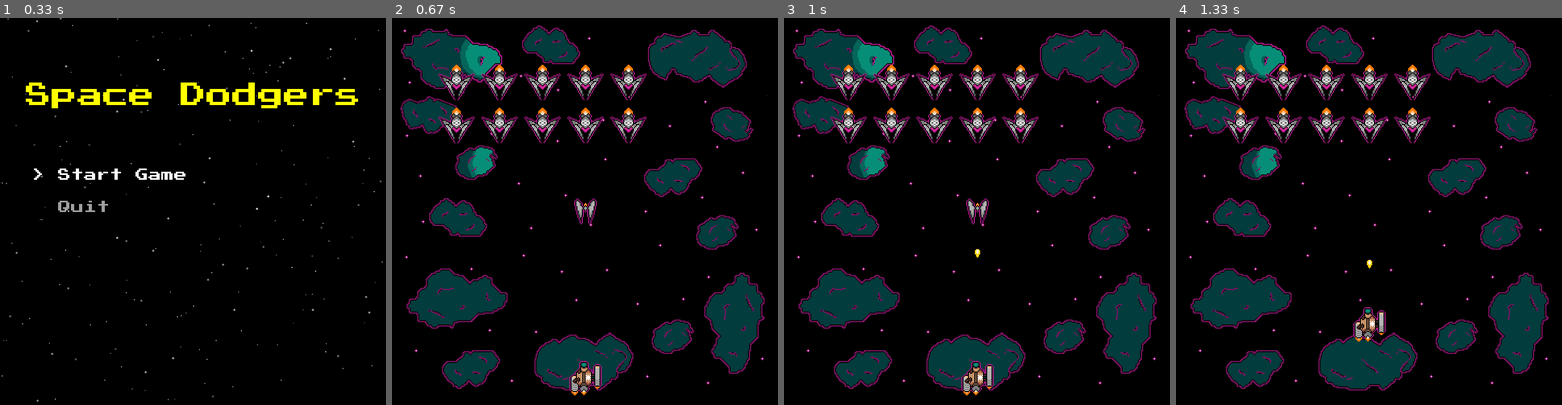
Above: before the commit, frames 1-4 (left to right).
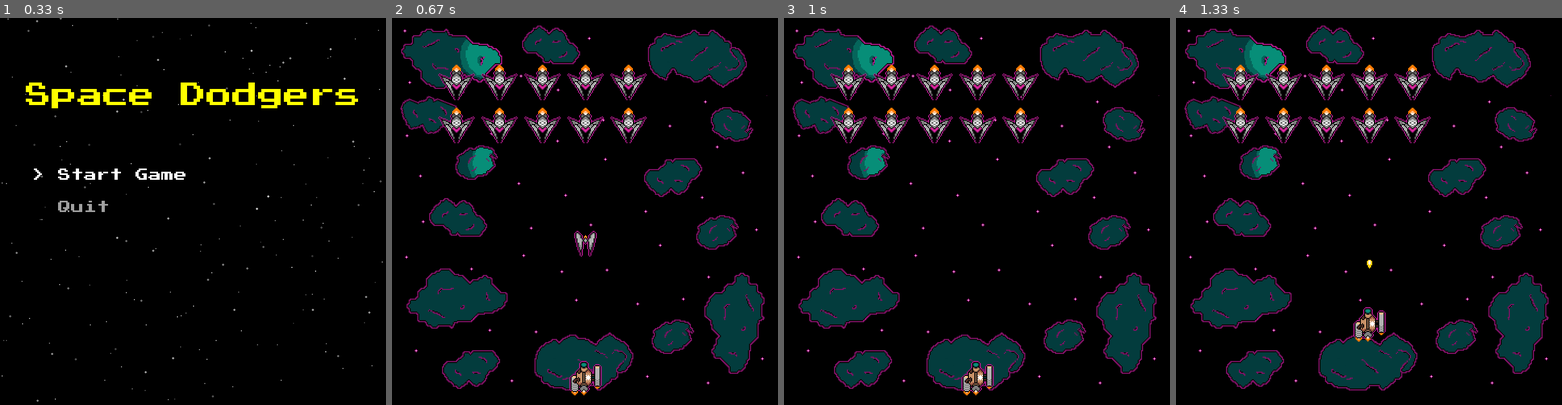
Above: after the commit, the same moments.

Repository: software-engineering-game/pygame-game
Game: pygame game, started from main.py
The game is run twice, just before and just after one commit, with the same random seed, the same clock (stepped at 60 frames per second) and the same inputs.
Inputs:
- Up to frame 1 (0.33 s): no input
- Up to frame 2 (0.67 s): tap Enter at 0.33 s
- Up to frame 3 (1 s): tap Space at 0.67 s
- Up to frame 4 (1.33 s): hold Up from 1 s (still down); tap Space at 1.07 s

Frame 1 is identical in both runs. In frame 2, 0.3% of the frame differs, in the area x 47-54%, y 46-62%; in frame 3, 0.2%; in frame 4, nothing differs.

Commit message:
Minor Formatting changes

Diff:
--- a/states/game_state.py
+++ b/states/game_state.py
@@ -4,7 +4,7 @@
 from states import settings
 
 # This exists to key out spritesheet backgrounds
-SHEET_COLOR = (160, 200, 152)
+SHEET_BG = (160, 200, 152)
 
 # assets folder is at repo root
 repo_root = os.path.dirname(os.path.dirname(__file__))
@@ -17,7 +17,7 @@
         # Creates a simple laser bullet
         # self.image = pygame.Surface((4, 12))
         self.image = pygame.image.load(os.path.join(asset_folder, sprite_name)).convert()  #color for laser
-        self.image.set_colorkey(SHEET_COLOR)
+        self.image.set_colorkey(SHEET_BG)
         self.rect = self.image.get_rect(center=(x, y))
         self.speed = speed
 
@@ -34,7 +34,7 @@
     def __init__(self, asset_folder, sprite_name, speed, start_pos):
         super().__init__()
         self.image = pygame.image.load(os.path.join(asset_folder, sprite_name)).convert()
-        self.image.set_colorkey(SHEET_COLOR)
+        self.image.set_colorkey(SHEET_BG)
         self.rect = self.image.get_rect(center=start_pos)
         self.rect.scale_by(0.2)
         self.speed = speed
@@ -75,7 +75,7 @@
     def __init__(self, asset_folder, sprite_name, speed, start_pos):
         super().__init__()
         self.image = pygame.image.load(os.path.join(asset_folder, sprite_name)).convert()
-        self.image.set_colorkey(SHEET_COLOR)
+        self.image.set_colorkey(SHEET_BG)
         self.rect = self.image.get_rect(center=start_pos)
         self.rect.scale_by(1)
         self.speed = speed
@@ -97,7 +97,7 @@
     def __init__(self, asset_folder, sprite_name, speed, start_pos):
         super().__init__()
         self.image = pygame.image.load(os.path.join(asset_folder, sprite_name)).convert()
-        self.image.set_colorkey(SHEET_COLOR)
+        self.image.set_colorkey(SHEET_BG)
         self.rect = self.image.get_rect(center=start_pos)
         self.rect.scale_by(1)
         self.speed = speed
@@ -114,22 +114,21 @@
     def __init__(self, asset_folder, sprite_name, speed, start_pos):
         super().__init__()
         self.image = pygame.image.load(os.path.join(asset_folder, sprite_name)).convert()
-        self.image.set_colorkey(SHEET_COLOR)
-        self.rect = self.image.get_rect(center=start_pos)
-        self.rect.scale_by(1)
-        self.speed = speed
-
-        # Used for calculating direction to player
-        self.velocity = (0,0)
+        self.image.set_colorkey(SHEET_BG)
+        self.rect = self.image.get_rect(center=start_pos)
+        #self.rect.scale_by(1)
+        self.speed = speed
+
+        self.velocity = (0,0) # Used for calculating direction to player
 
     def shoot(self, bullet_group):
         pass
 
     def update(self, player_pos):
-        self.veloctiy = (player_pos[0] - self.rect.x, player_pos[1] - self.rect.y)
+        self.velocity = ((player_pos[0] - self.rect.x), (player_pos[1] - self.rect.y))
 
         # Distance equation
-        distance = ((self.veloctiy[0] ** 2) + (self.veloctiy[1] ** 2)) ** 0.5
+        distance = ((self.velocity[0] ** 2) + (self.velocity[1] ** 2)) ** 0.5
         if distance == 0:
             self.velocity = (0,0)
             dx = 0
@@ -172,7 +171,7 @@
         self.ram_ship = Swarm_Enemy(
             asset_folder=asset_folder,
             sprite_name="enemy_swarm.png",
-            speed=2,
+            speed=3,
             start_pos=(settings.WIDTH / 2, settings.HEIGHT / 2)
         )
         self.enemy_ships.add(self.ram_ship)
